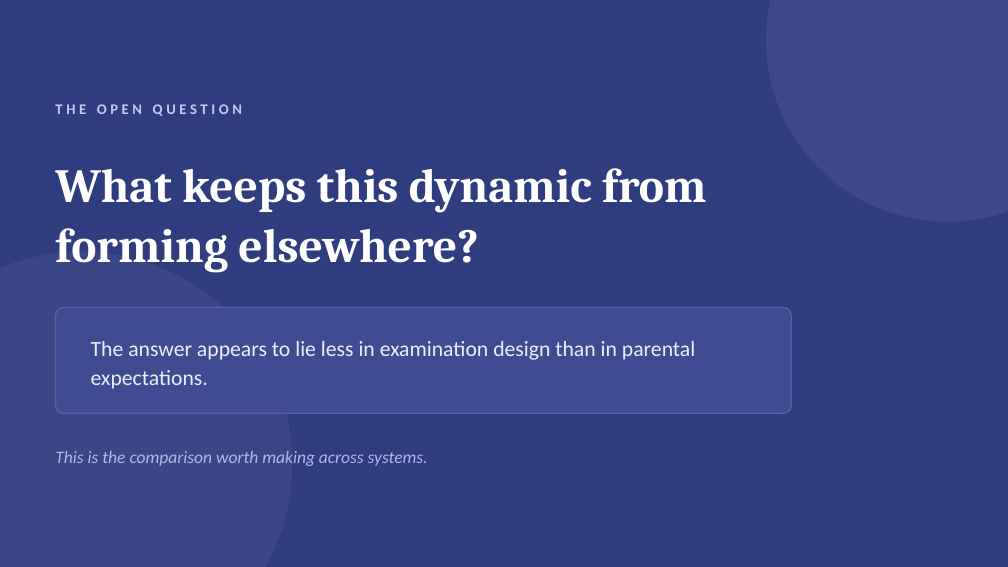
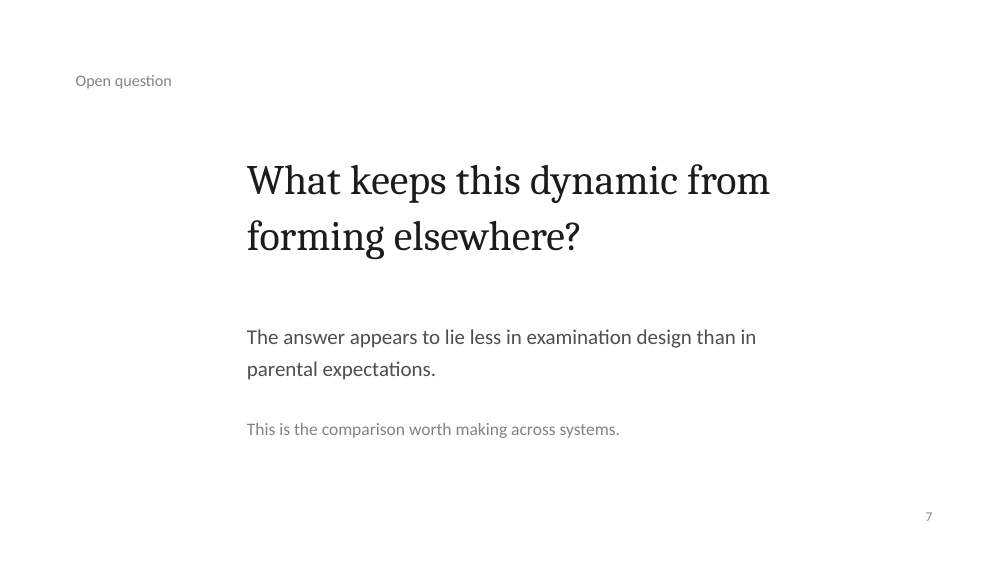
Before and after one commit to nomnomsnom/factor-extractor, a slide deck: slide 7 of slides/singapore-tuition-culture.pptx. Drawn at 1008x567 pixels with LibreOffice and Linux fonts; fonts in the diff are those of the drawing. Boxes give left, top, right and bottom in pixels: in the first picture for what was removed or moved away, otherwise in the second. Text is boxed around its words. In the diff, an @@ line names an element or a change of style, - is before the commit and + after.

```diff
--- a/slides/singapore-tuition-culture.pptx
+++ b/slides/singapore-tuition-culture.pptx
@@ background #2F3C7E to #FFFFFF @@
@@ ellipse removed at (766, 0, 1008, 222) @@
@@ text at (76, 75, 172, 89): text changed; size 10.5 to 11.5 pt; text colour #C2CBEE to #82828A; bold off @@
-THE OPEN QUESTION
+Open question
@@ text "Open question" at (76, 75, 172, 89): vertical alignment middle to top @@
@@ text "What keeps this dynamic from ...": place and size @@
-text "What keeps this dynamic from ..." at (55, 168, 706, 272)
+text "What keeps this dynamic from ..." at (247, 164, 770, 260)
@@ text "What keeps this dynamic from ..." at (247, 164, 770, 260): size 34 to 30 pt, text colour #FFFFFF to #1C1C1E, bold off; line spacing 1.05 to 1.12; vertical alignment middle to top @@
@@ ellipse removed at (0, 252, 292, 567) @@
@@ rounded rectangle removed at (55, 307, 791, 413) @@
@@ text "The answer appears to lie ...": place and size @@
-text "The answer appears to lie ..." at (91, 341, 695, 389)
+text "The answer appears to lie ..." at (247, 329, 757, 380)
@@ text "The answer appears to lie ..." at (247, 329, 757, 380): size 15.5 to 15 pt, text colour #EAEEFB to #4E4E55; line spacing 1.15 to 1.25; vertical alignment middle to top @@
@@ text "This is the comparison worth ...": place and size @@
-text "This is the comparison worth ..." at (55, 451, 428, 466)
+text "This is the comparison worth ..." at (247, 423, 620, 438)
@@ text "This is the comparison worth ..." at (247, 423, 620, 438): text colour #AEB8E4 to #82828A, italic off; vertical alignment middle to top @@
@@ text added at (926, 512, 933, 521), 9.5 pt, text #82828A @@
+7
```
Also in this commit, not shown: 5 other slides changed, 1 slide added, 1 slide removed, 1 other file.
